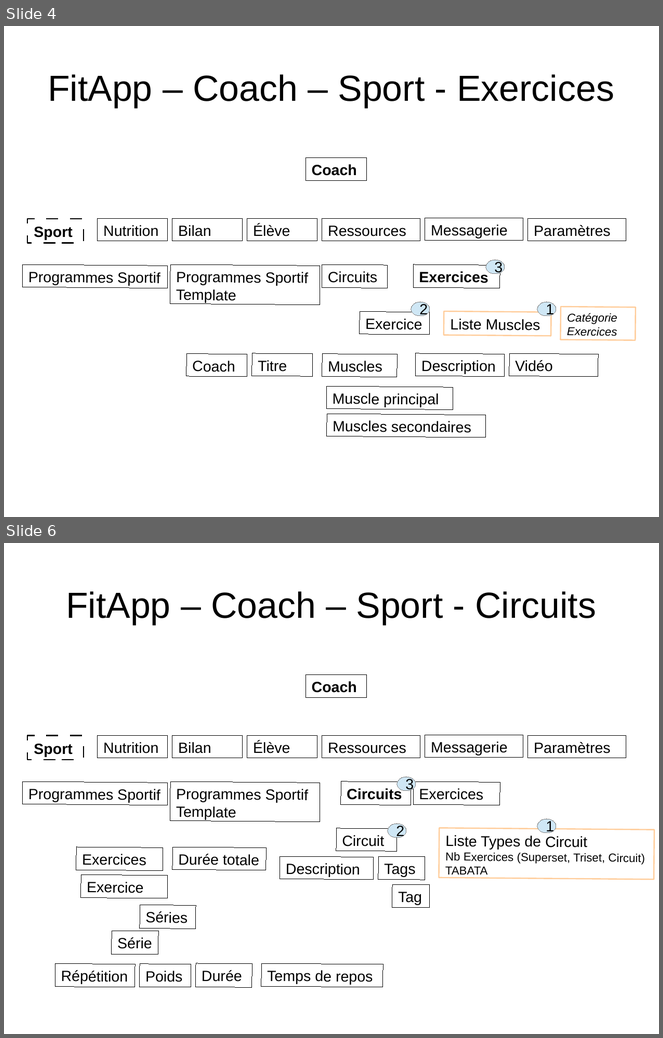
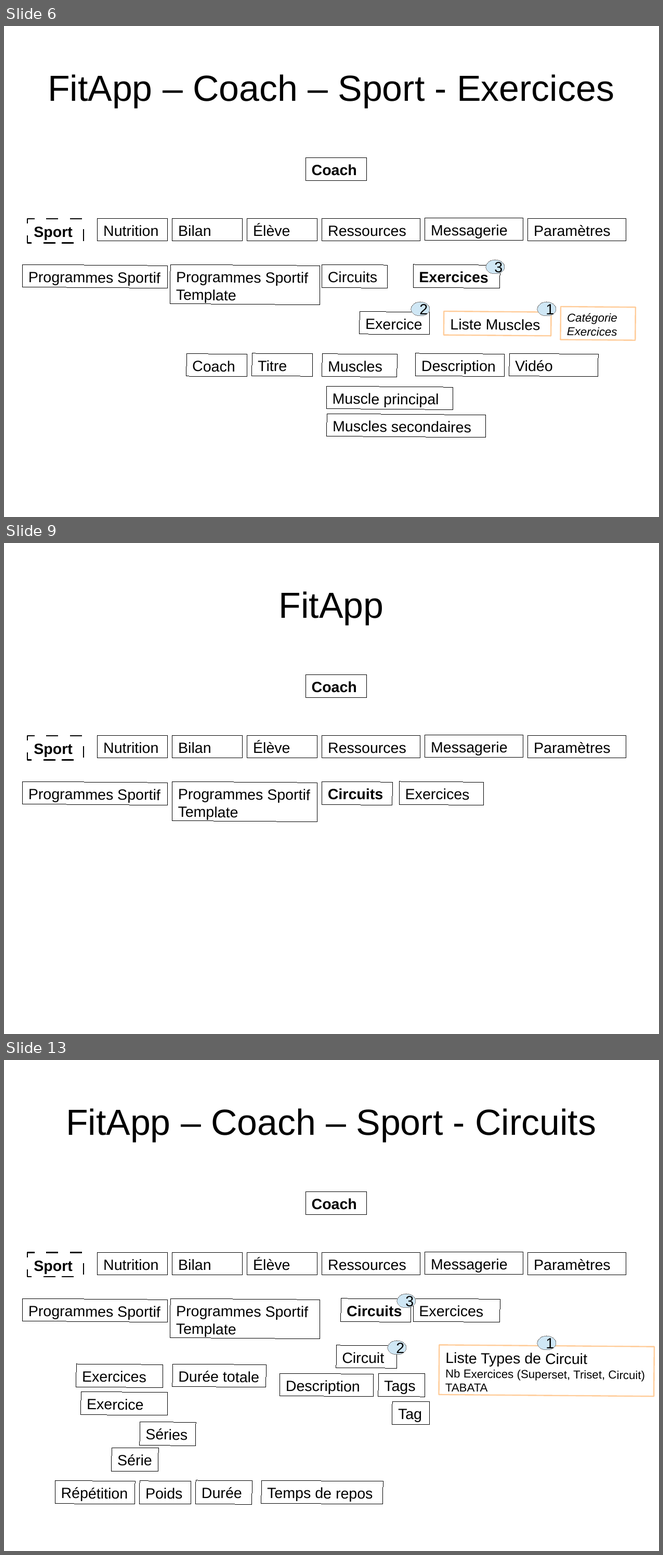
Before and after one commit to NicolasGavard/WebVysionSportV2, a slide deck: Documentations/FitApp.odp. Shown one above the other, each under a label of ours: slides 4 and 6 before the commit, slides 6, 9 and 13 after it; the slides between them are not shown. The pictures are 663x1038 and 663x1555 pixels, drawn with LibreOffice and Linux fonts; fonts in the diff are those of the drawing. Boxes give left, top, right and bottom in pixels: in the first picture for what was removed or moved away, otherwise in the second. Text is boxed around its words. In the diff, an @@ line names an element or a change of style, - is before the commit and + after.

```diff
--- a/Documentations/FitApp.odp
+++ b/Documentations/FitApp.odp
@@ slide 9 added at box(4, 543, 659, 1034), background #FFFFFF @@
@@ title added at box(279, 591, 384, 625), 44 pt, text #000000 @@
+FitApp
@@ rectangle added at box(306, 675, 366, 698), outline #000000 0 pt, 18 pt, text #000000, bold @@
+Coach
@@ rectangle added at box(27, 735, 83, 760), outline #000000 1.5 pt, 18 pt, text #000000, bold @@
+Sport
@@ rectangle added at box(98, 735, 167, 758), outline #000000 0 pt, 18 pt, text #000000 @@
+Nutrition
@@ rectangle added at box(172, 735, 242, 758), outline #000000 0 pt, 18 pt, text #000000 @@
+Bilan
@@ rectangle added at box(247, 735, 318, 758), outline #000000 0 pt, 18 pt, text #000000 @@
+Élève
@@ rectangle added at box(322, 735, 420, 758), outline #000000 0 pt, 18 pt, text #000000 @@
+Ressources
@@ rectangle added at box(426, 735, 523, 758), outline #000000 0 pt, 18 pt, text #000000 @@
+Messagerie
@@ rectangle added at box(528, 735, 626, 758), outline #000000 0 pt, 18 pt, text #000000 @@
+Paramètres
@@ rectangle added at box(22, 782, 168, 806), outline #000000 0 pt, 18 pt, text #000000 @@
+Programmes Sportif
@@ rectangle added at box(172, 782, 318, 822), outline #000000 0 pt, 18 pt, text #000000 @@
+Programmes Sportif
+Template
@@ rectangle added at box(322, 782, 392, 806), outline #000000 0 pt, 18 pt, text #000000, bold @@
+Circuits
@@ rectangle added at box(399, 782, 484, 806), outline #000000 0 pt, 18 pt, text #000000 @@
+Exercices
@@ what was slide 4 is now slide 6 @@
@@ what was slide 6 is now slide 13 @@
```
Also in this commit, not shown: 5 slides changed, 14 other slides added.
